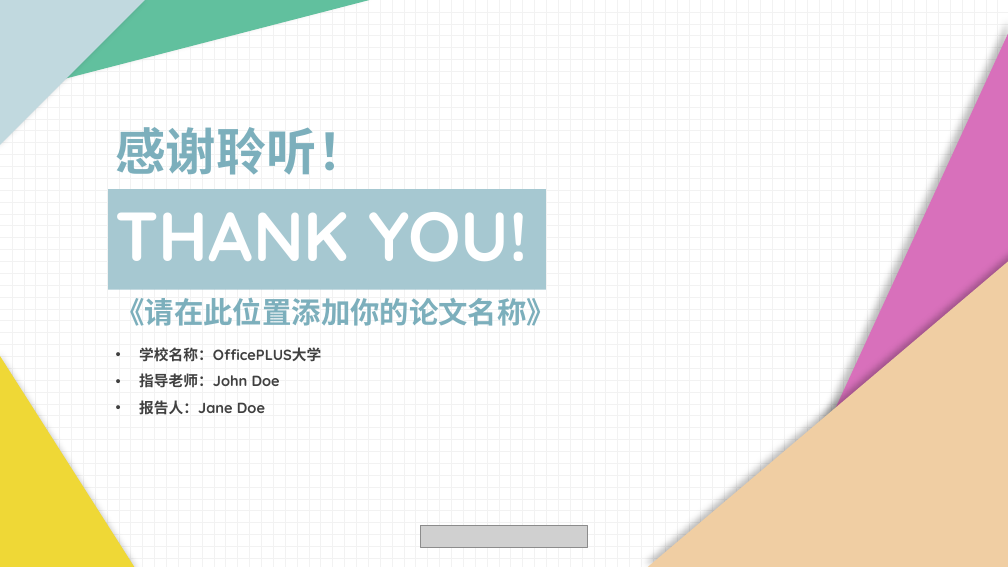
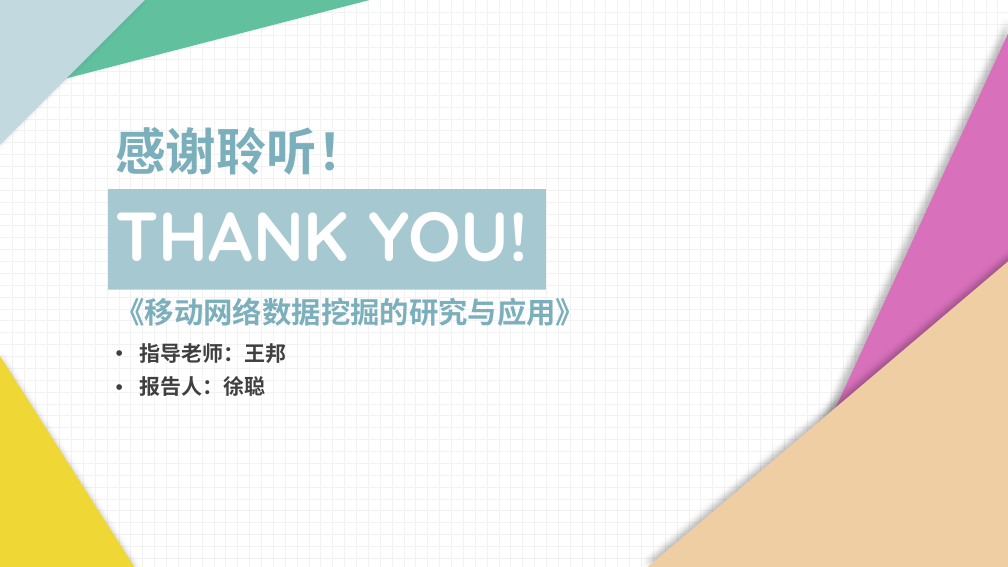
Before and after one commit to WeakX/congradu, a slide deck: slide 23 of notes/毕业答辩.pptx (slide 25 before the commit). Drawn at 1008x567 pixels with LibreOffice and Linux fonts; fonts in the diff are those of the drawing; grey boxes stand for pictures. Boxes give left, top, right and bottom in pixels: in the first picture for what was removed or moved away, otherwise in the second. Text is boxed around its words. In the diff, an @@ line names an element or a change of style, - is before the commit and + after.

```diff
--- a/notes/毕业答辩.pptx
+++ b/notes/毕业答辩.pptx
@@ text at [116, 298, 586, 326]: text changed @@
-《请在此位置添加你的论文名称》
+《移动网络数据挖掘的研究与应用》
@@ text at [139, 343, 286, 396]: text changed; size 14 to 20 pt @@
-• 学校名称：OfficePLUS大学
-• 指导老师：John Doe
-• 报告人：Jane Doe
+• 指导老师：王邦
+• 报告人：徐聪
@@ picture removed at [420, 526, 588, 547] @@
```
Also in this commit, not shown: 7 other slides changed, 15 slides added, 20 slides removed, 2 other files.
